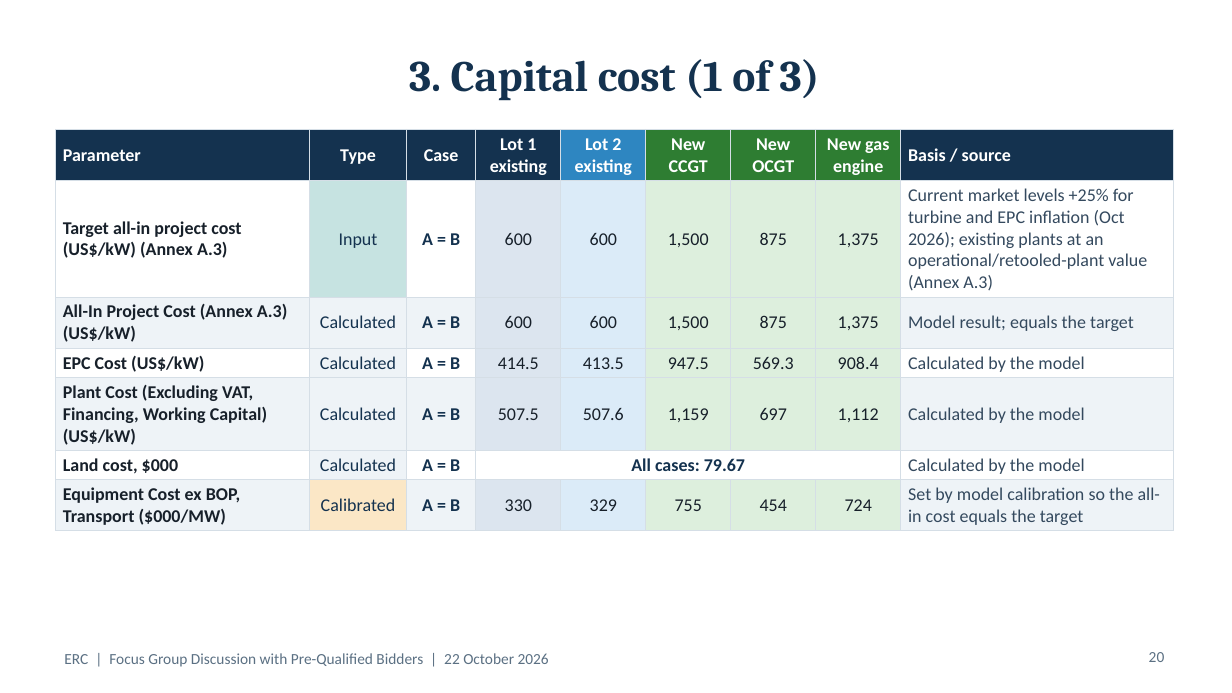
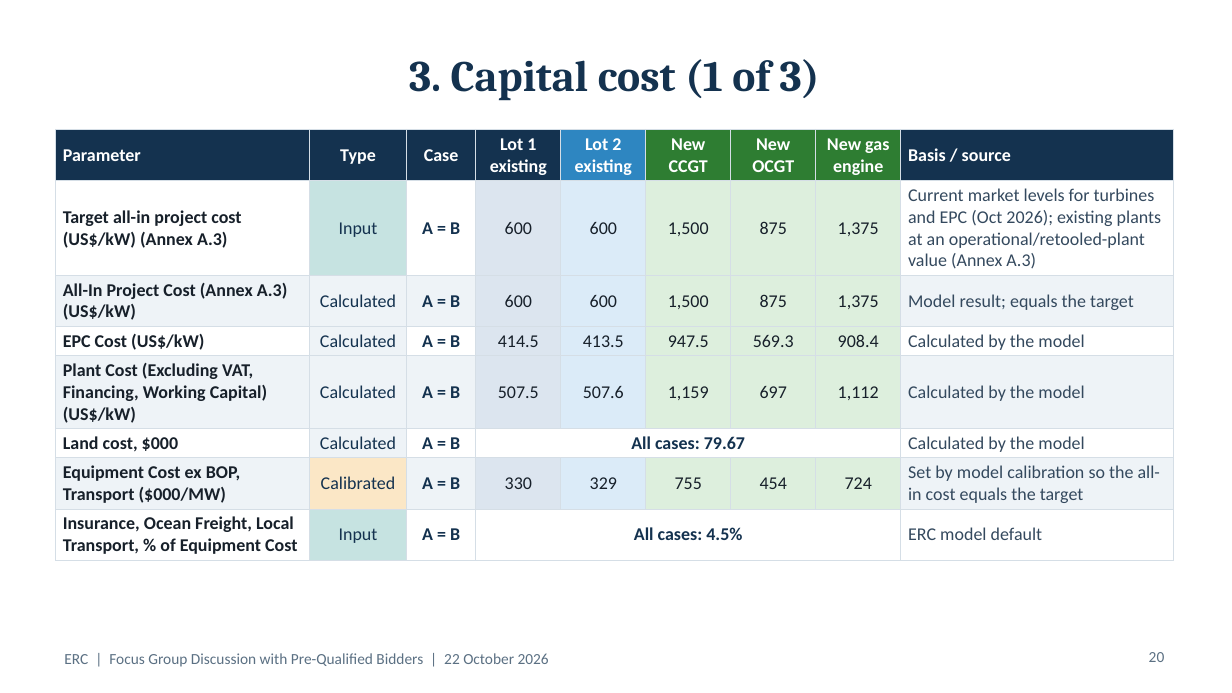
Before and after one commit to polyphase123/Midmerit, a slide deck: slide 20 of ERC_FGD_Model_Assumptions.pptx. Drawn at 1232x693 pixels with LibreOffice and Linux fonts; fonts in the diff are those of the drawing. Boxes give left, top, right and bottom in pixels: in the first picture for what was removed or moved away, otherwise in the second. Text is boxed around its words. In the diff, an @@ line names an element or a change of style, - is before the commit and + after.

```diff
--- a/ERC_FGD_Model_Assumptions.pptx
+++ b/ERC_FGD_Model_Assumptions.pptx
@@ table at bbox=[55, 129, 1174, 558] @@
-row 2, column 9: Current market levels +25% for turbine and EPC inflation (Oct 2026); existing plants at an operational/retooled-plant value (Annex A.3)
+row 2, column 9: Current market levels for turbines and EPC (Oct 2026); existing plants at an operational/retooled-plant value (Annex A.3)
+row 8: Insurance, Ocean Freight, Local Transport, % of Equipment Cost | Input | A = B | All cases: 4.5% |  |  |  |  | ERC model default
```
Also in this commit, not shown: 2 other slides changed, 24 other files.
